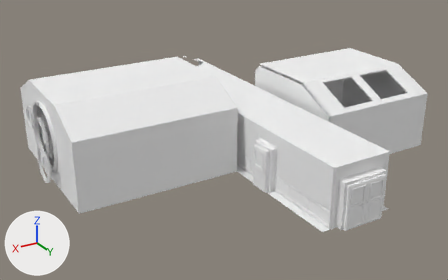
Two versions of the FBX model Assets/Models/MindPlace/MindPlace 2.fbx, one commit apart.
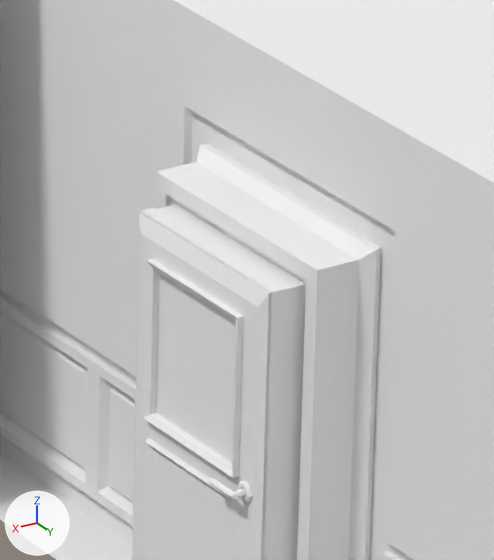
The first picture shows the older version from a 50 mm lens placed at (98.9, 137.2, 80.8), pointed at (5.1, -19.1, 2.7). The close-ups show both versions on the part from 54% to 64% of the width and 44% to 64% of the height of that picture; other places that the commit changed are outside them. The axes (+X, +Y, +Z) are drawn at lower left. The lights are the same throughout. Where no turn or scale is listed for an object, it has been applied to the vertices. Vertices at the same position are counted once.

Script lines for the objects in view, before the commit:
```python
me_plane_018 = bpy.data.meshes.new('Plane.018')
me_plane_018.from_pydata([(-11.2, 72.0, 0.0), (-11.2, -18.0, 0.0), (11.2, -18.0, 0.0), (11.2, 72.0, 0.0)], [], [(3, 0, 1, 2)])
me_plane_018.materials.append(mat_material)  # white #f3f3f3
me_plane_057 = bpy.data.meshes.new('Plane.057')
me_plane_057.from_pydata(...)  # 24 vertices, 15 faces; spans x -0.53..0.57, y -3.25..3.25, z -8.21..4.33
me_plane_057.materials.append(mat_material)  # white #f3f3f3
me_plane_085 = bpy.data.meshes.new('Plane.085')
me_plane_085.from_pydata(...)  # 112 vertices, 93 faces; spans x 8.8..10.6, y -9.0..9.0, z 0.0..17.0
me_plane_085.materials.append(mat_material)  # white #f3f3f3
ob_floor = bpy.data.objects.new('Floor', me_plane_018)
ob_floor.location = (-0.39, -34.94, 0.0)
ob_walldoorhall_001 = bpy.data.objects.new('WallDoorHall.001', me_plane_085)
ob_walldoorhall_001.location = (-0.39, 10.06, 0.0)
ob_wallframe_004 = bpy.data.objects.new('WallFrame.004', me_plane_057)
ob_wallframe_004.location = (10.61, 10.06, 8.21)
# also in view: 'Ceiling' at (-0.4, -7.9, 17.0); 'WallHall.007' at (8.5, -3.4, 8.5); 'WallHall.014' at (8.5, 23.6, 8.5); 'Door.010' at (11.0, 10.1, 6.2)
```
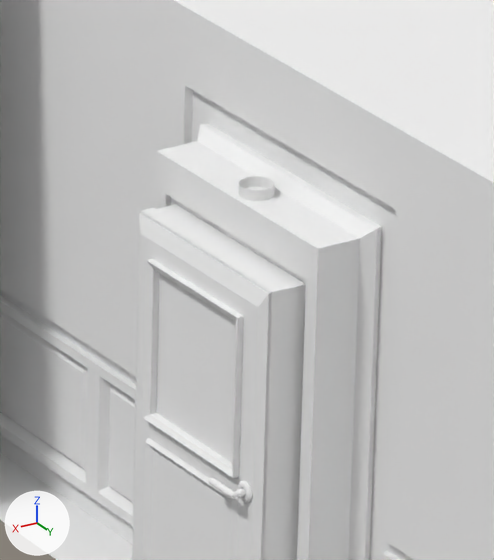
Where the newer file only moved an object's origin or applied its transform, the numbers keep the older frame.

Where the change shows, as pixel boxes [x1, y1, x2, y2] in the close-ups (494 x 560 px; the box of a moved part takes in the faces that stretch with it):
```json
{"object": "Cube.023", "change": "added", "after": [239, 176, 275, 201]}
{"part": 1, "of": "me_plane_085", "change": "moved or reshaped", "before": [156, 84, 399, 300], "after": [156, 84, 399, 300]}
```

Scene script edits in JSON lines:
```json
{"block": "me_plane_085", "where": "me_plane_085.from_pydata(...)  # 112 vertices, 93 faces; spans x 8.8..10.6, y -9.0..9.0, z 0.0..17.0"}
{"block": "me_plane_085", "where": "# used by ob_walldoorhall_001; location = (-0.39, 10.06, 0.0)"}
{"block": "me_plane_085", "change": "me_plane_085 part 1: all 12 vertices in x 8.8..10.6, y -4.8..4.8, z 13.0..14.2 are moved by (0.0, 0.0, 0.6)"}
{"op": "add", "block": "me_cube_022_1", "code": ["me_cube_022_1 = bpy.data.meshes.new('Cube.022')", "me_cube_022_1.from_pydata(...)  # 105 vertices, 96 faces; spans x -0.465..0.465, y -0.465..0.465, z -0.653..0.3", "me_cube_022_1.materials.append(mat_material)  # white #f3f3f3"]}
{"op": "add", "block": "ob_cube_023", "code": ["ob_cube_023 = bpy.data.objects.new('Cube.023', me_cube_022_1)", "ob_cube_023.location = (9.6, 10.06, 13.61)"]}
```
